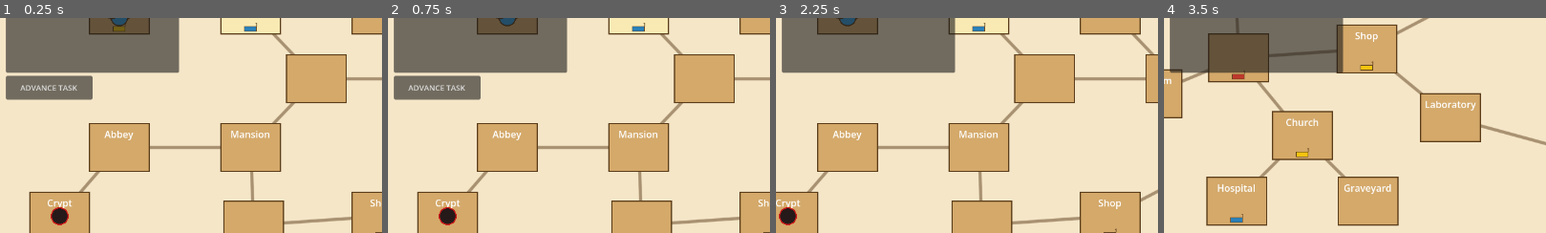
Above: before the commit, frames 1-4 (left to right).
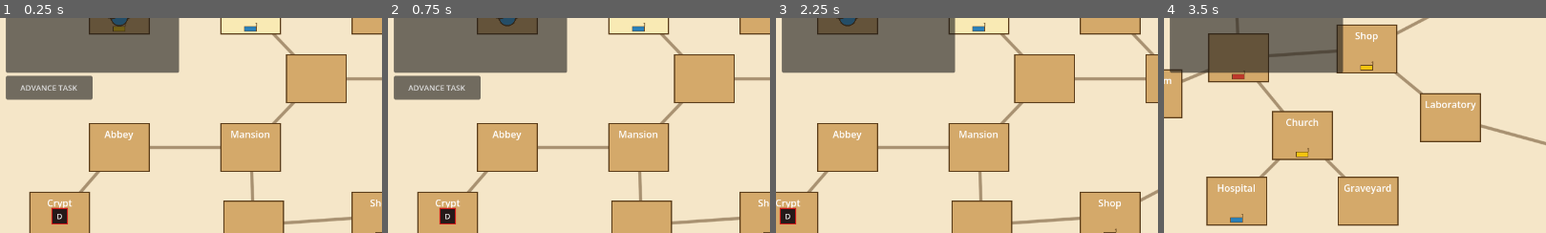
Above: after the commit, the same moments.

Repository: arlopurcell/horrified-board-game
Game: Godot game, scene res://scenes/Main.tscn
Same seed, same stepped clock (60 frames per second), same inputs: the game is played once before the commit and once after it. The project has no main scene, so this scene is started directly.
Inputs (mouse positions are % of the whole screen's width and height, from its top left):
- Up to frame 1 (0.25 s): no input
- Up to frame 2 (0.75 s): click "PICK UP" at 0.5 s
- Up to frame 3 (2.25 s): click "END TURN" at 1.25 s; tap Enter at 2 s; move the mouse to (12, 15) at 2.02 s; hold D from 2.03 s (still down); click (12, 15) at 2.17 s
- Up to frame 4 (3.5 s): move the mouse to (7, 15) at 2.77 s; release D at 2.78 s; hold S from 2.78 s (still down); click (7, 15) at 2.92 s
The pictures show only the part of the screen within x 0-50%, y 23-73%; the shares and areas given below are measured in that part.

The runs differ from the first frame. In frame 1, 0.1% of the frame differs, in the area x 13-18%, y 88-97%; in frame 2, 0.1%; in frame 3, 0.1%; in frame 4, nothing differs.

Commit message:
feat: make monster tokens square and show monster initial

Diff:
--- a/scenes/MonsterToken.gd
+++ b/scenes/MonsterToken.gd
@@ -1,11 +1,16 @@
 class_name MonsterToken
 extends Node2D
 
-const RADIUS := 14.0
+const HALF := 13.0
 const FILL_COLOR := Color(0.15, 0.10, 0.10)
 const BORDER_COLOR := Color(0.80, 0.10, 0.10)
+const LABEL_COLOR := Color.WHITE
+const FONT_SIZE := 13
 
-func setup(_data: MonsterData) -> void:
+var _label: String = ""
+
+func setup(data: MonsterData) -> void:
+	_label = data.monster_name.left(1)
 	queue_redraw()
 
 func move_to(world_pos: Vector2) -> Tween:
@@ -15,5 +20,14 @@
 	return tween
 
 func _draw() -> void:
-	draw_circle(Vector2.ZERO, RADIUS, FILL_COLOR)
-	draw_arc(Vector2.ZERO, RADIUS, 0.0, TAU, 32, BORDER_COLOR, 2.0)
+	var rect := Rect2(-HALF, -HALF, HALF * 2, HALF * 2)
+	draw_rect(rect, FILL_COLOR)
+	draw_rect(rect, BORDER_COLOR, false, 2.0)
+	if _label.is_empty():
+		return
+	var font := ThemeDB.fallback_font
+	var w := font.get_string_size(_label, HORIZONTAL_ALIGNMENT_LEFT, -1, FONT_SIZE).x
+	var ascent := font.get_ascent(FONT_SIZE)
+	var descent := font.get_descent(FONT_SIZE)
+	draw_string(font, Vector2(-w * 0.5, (ascent - descent) * 0.5),
+			_label, HORIZONTAL_ALIGNMENT_LEFT, -1, FONT_SIZE, LABEL_COLOR)
